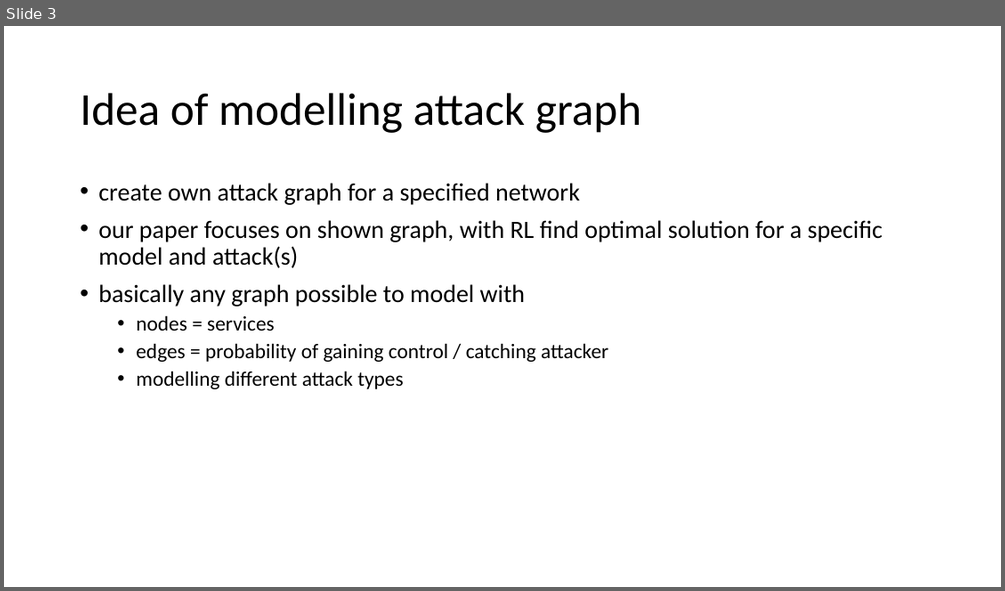
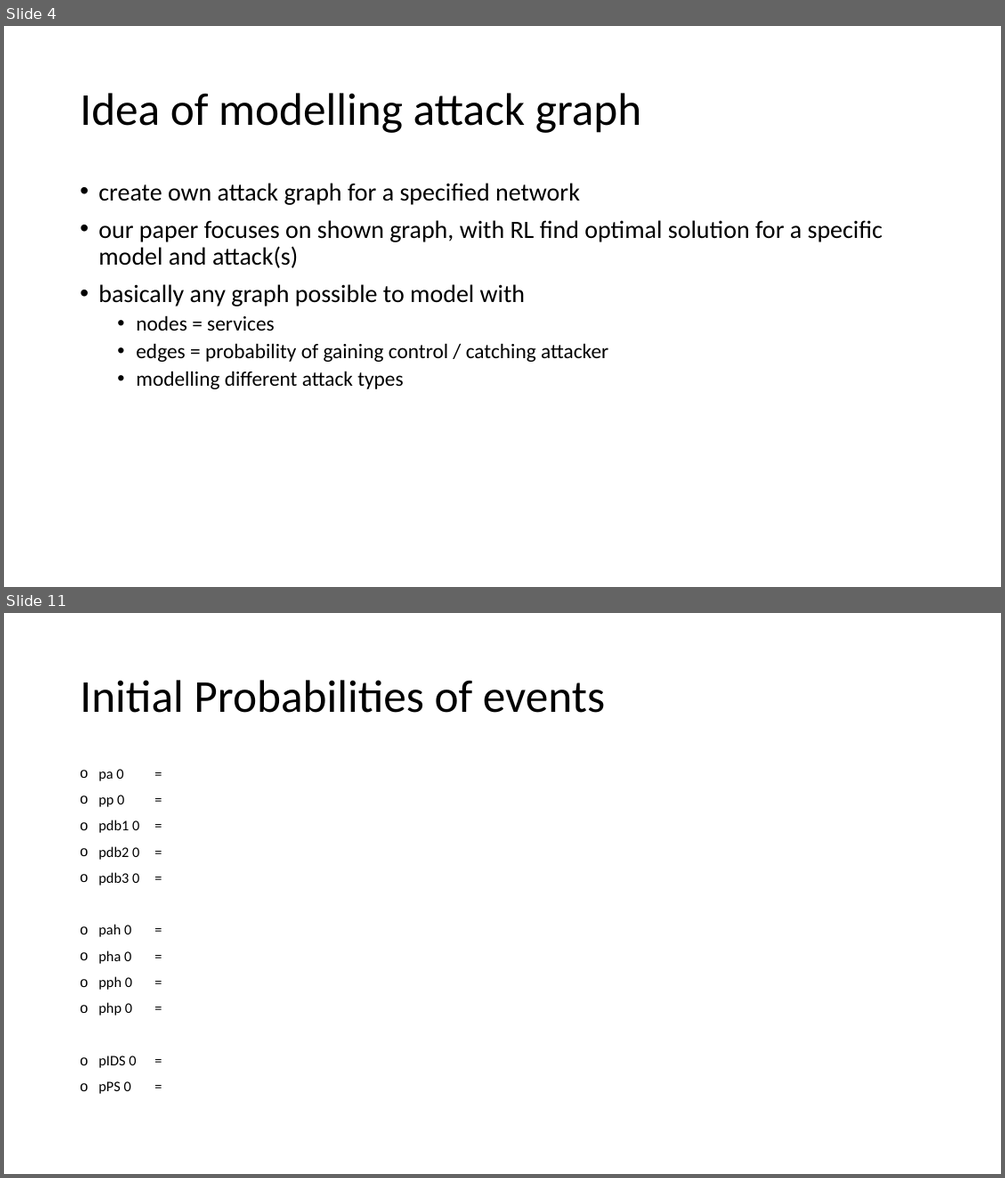
Before and after one commit to cailllev/PA, a slide deck: Model.pptx. Shown one above the other, each under a label of ours: slide 3 before the commit, slides 4 and 11 after it; the slides between them are not shown. The pictures are 1005x591 and 1005x1178 pixels, drawn with LibreOffice and Linux fonts; fonts in the diff are those of the drawing. Boxes give left, top, right and bottom in pixels: in the first picture for what was removed or moved away, otherwise in the second. Text is boxed around its words. In the diff, an @@ line names an element or a change of style, - is before the commit and + after.

```diff
--- a/Model.pptx
+++ b/Model.pptx
@@ slide 11 added at (4,613,1001,1174), background #FFFFFF @@
@@ title added at (80,680,605,713), 44 pt, text #000000 @@
+Initial Probabilities of events
@@ text added at (98,769,139,1094), 14 pt, text #000000 @@
+o pa 0 =
+o pp 0 =
+o pdb1 0 =
+o pdb2 0 =
+o pdb3 0 =
+o pah 0 =
+o pha 0 =
+o pph 0 =
+o php 0 =
+o pIDS 0 =
+o pPS 0 =
@@ what was slide 3 is now slide 4 @@
```
Also in this commit, not shown: 8 other slides added.
